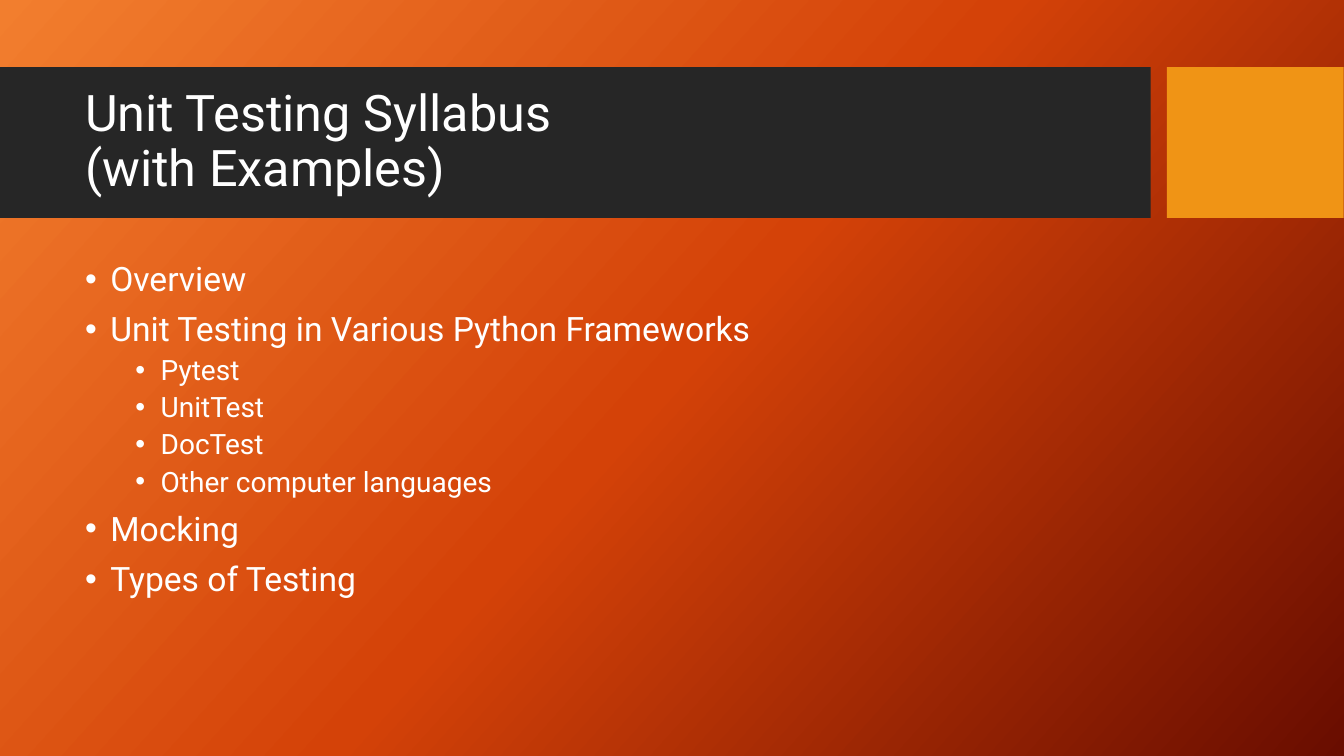
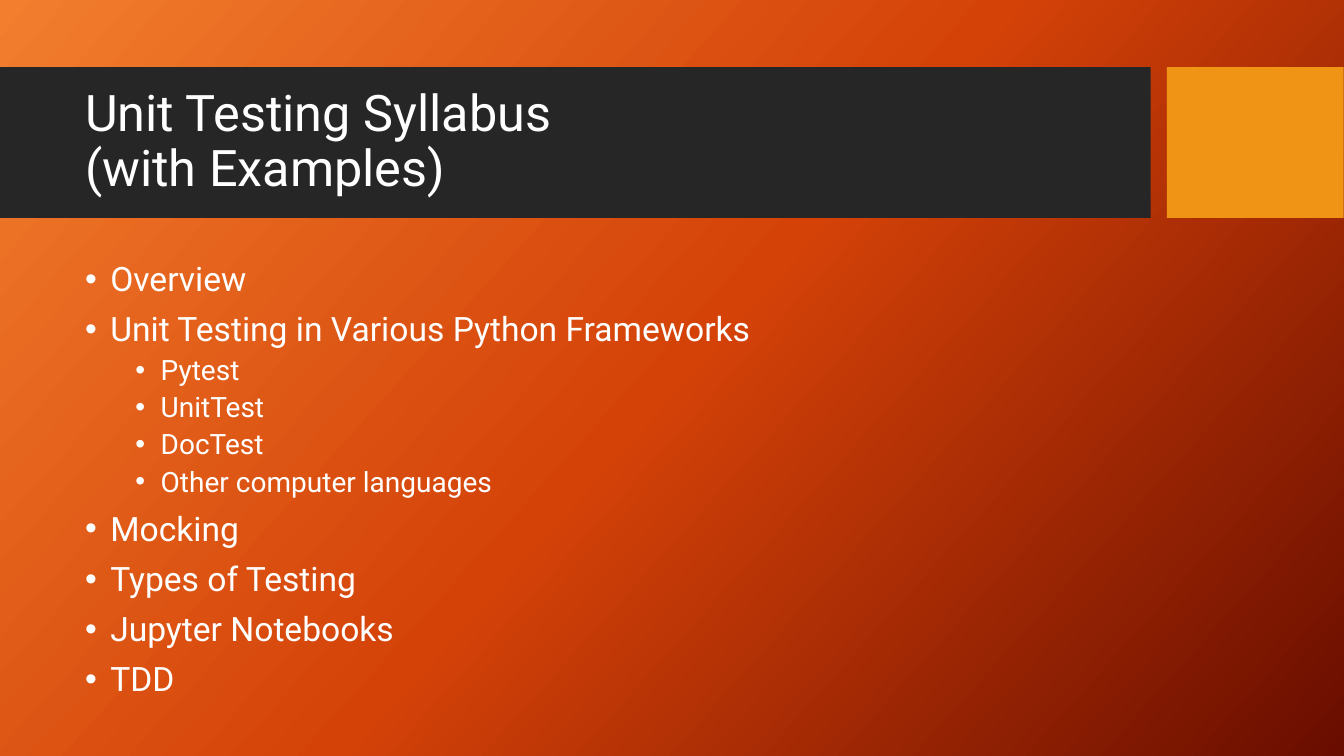
Before and after one commit to PrincetonUniversity/software_testing, a slide deck: slide 3 of UnitTestingSlides.pptx. Drawn at 1344x756 pixels with LibreOffice and Linux fonts; fonts in the diff are those of the drawing; background and template pictures are left out. Boxes give left, top, right and bottom in pixels: in the first picture for what was removed or moved away, otherwise in the second. Text is boxed around its words. In the diff, an @@ line names an element or a change of style, - is before the commit and + after.

```diff
--- a/UnitTestingSlides.pptx
+++ b/UnitTestingSlides.pptx
@@ text at (110, 615, 393, 691): paragraphs added @@
+• Jupyter Notebooks
+• TDD
```
Also in this commit, not shown: 4 other slides changed, 1 slide added.
